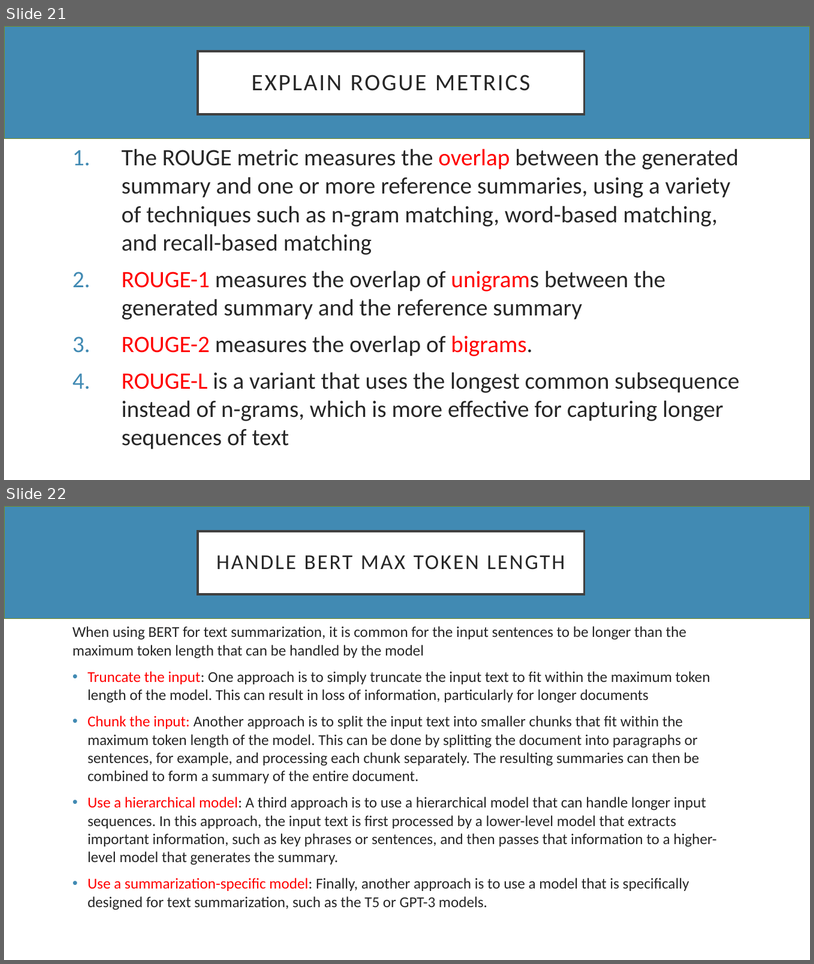
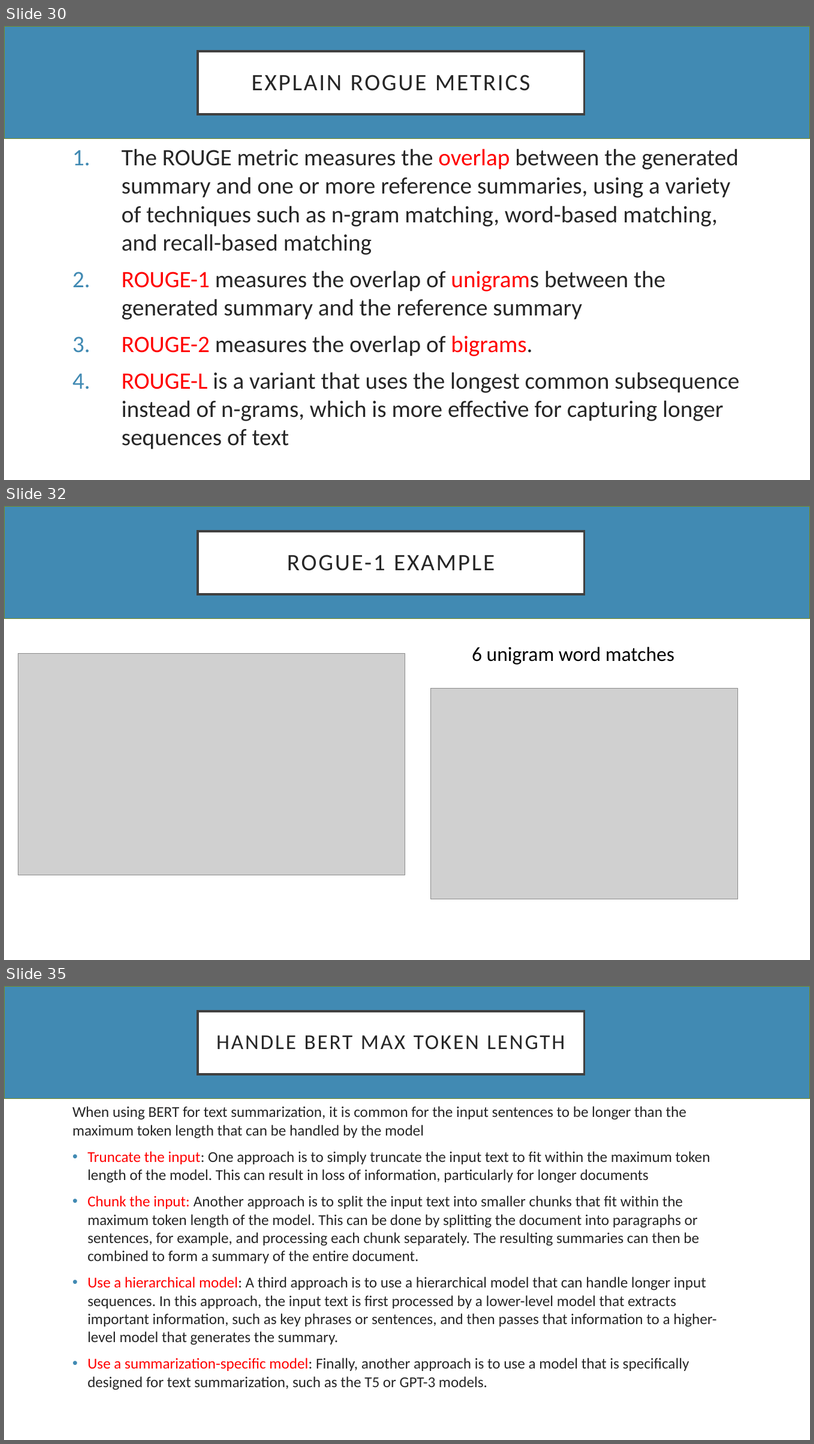
Before and after one commit to ashabilash/machine_learning_and_nlp_workshops, a slide deck: LLM.pptx. Shown one above the other, each under a label of ours: slides 21 and 22 before the commit, slides 30, 32 and 35 after it; the slides between them are not shown. The pictures are 814x964 and 814x1444 pixels, drawn with LibreOffice and Linux fonts; fonts in the diff are those of the drawing; grey boxes stand for pictures. Boxes give left, top, right and bottom in pixels: in the first picture for what was removed or moved away, otherwise in the second. Text is boxed around its words. In the diff, an @@ line names an element or a change of style, - is before the commit and + after.

```diff
--- a/LLM.pptx
+++ b/LLM.pptx
@@ slide 32 added at box(4, 506, 810, 960), background #FFFFFF @@
@@ rectangle added at box(4, 506, 810, 619), fill #418AB3, outline #7B871D 1 pt @@
@@ title added at box(198, 531, 585, 594), fill #FFFFFF, outline #404040 2.5 pt, 28 pt, text #262626 @@
+ROGUE-1 EXAMPLE
@@ text added at box(472, 646, 675, 664), 24 pt, text #000000 @@
+6 unigram word matches
@@ picture added at box(18, 654, 405, 875) @@
@@ picture added at box(431, 688, 738, 898) @@
@@ what was slide 21 is now slide 30 @@
@@ what was slide 22 is now slide 35 @@
```
Also in this commit, not shown: 11 other slides added, 1 slide removed.
